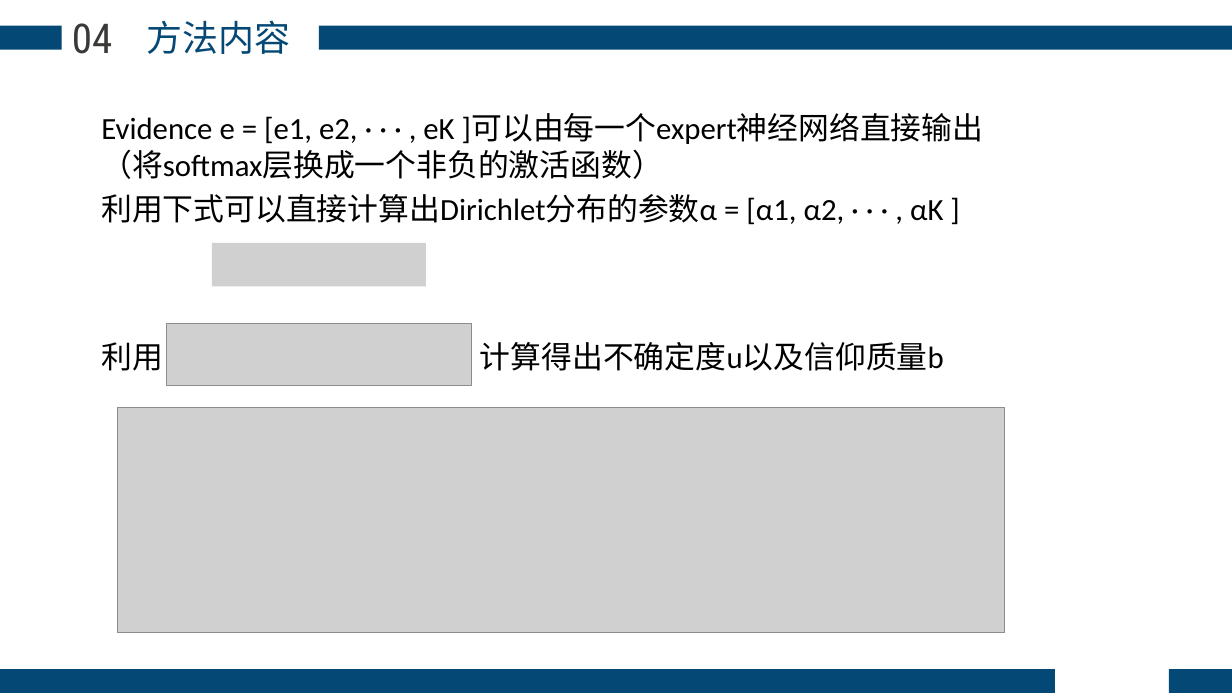
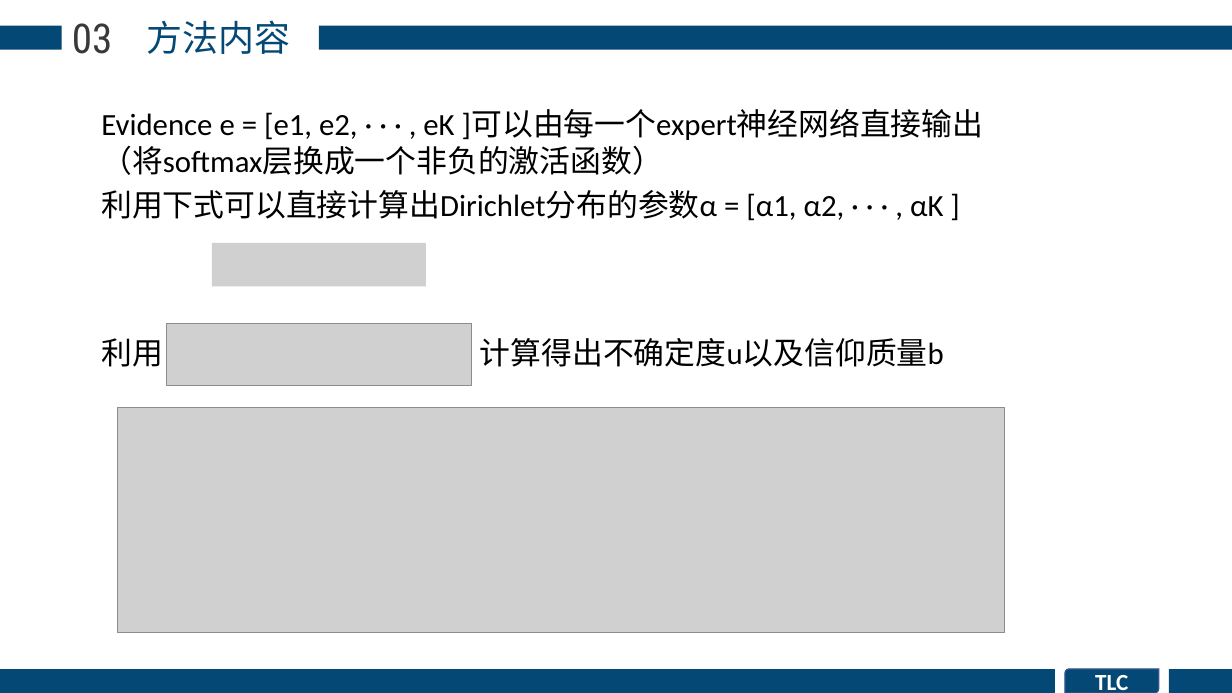
Before and after one commit to phuan-s/remote-repo, a slide deck: slide 10 of 研一上论文分享.pptx (slide 11 before the commit). Drawn at 1232x693 pixels with LibreOffice and Linux fonts; fonts in the diff are those of the drawing; grey boxes stand for pictures. Boxes give left, top, right and bottom in pixels: in the first picture for what was removed or moved away, otherwise in the second. Text is boxed around its words. In the diff, an @@ line names an element or a change of style, - is before the commit and + after.

```diff
--- a/研一上论文分享.pptx
+++ b/研一上论文分享.pptx
@@ text at <box>72,23,112,54</box>: text changed @@
-04
+03
@@ text "Evidence e = [e1, e2, ...": place and size @@
-text "Evidence e = [e1, e2, ..." at <box>101,113,984,371</box>
+text "Evidence e = [e1, e2, ..." at <box>101,109,984,367</box>
@@ round diag rect added at <box>1066,669,1159,693</box>, fill #044875, outline #325491 1 pt, 18 pt, text #FFFFFF, bold @@
+TLC
```
Also in this commit, not shown: 12 other slides changed, 2 slides added, 4 slides removed, 1 other file.
